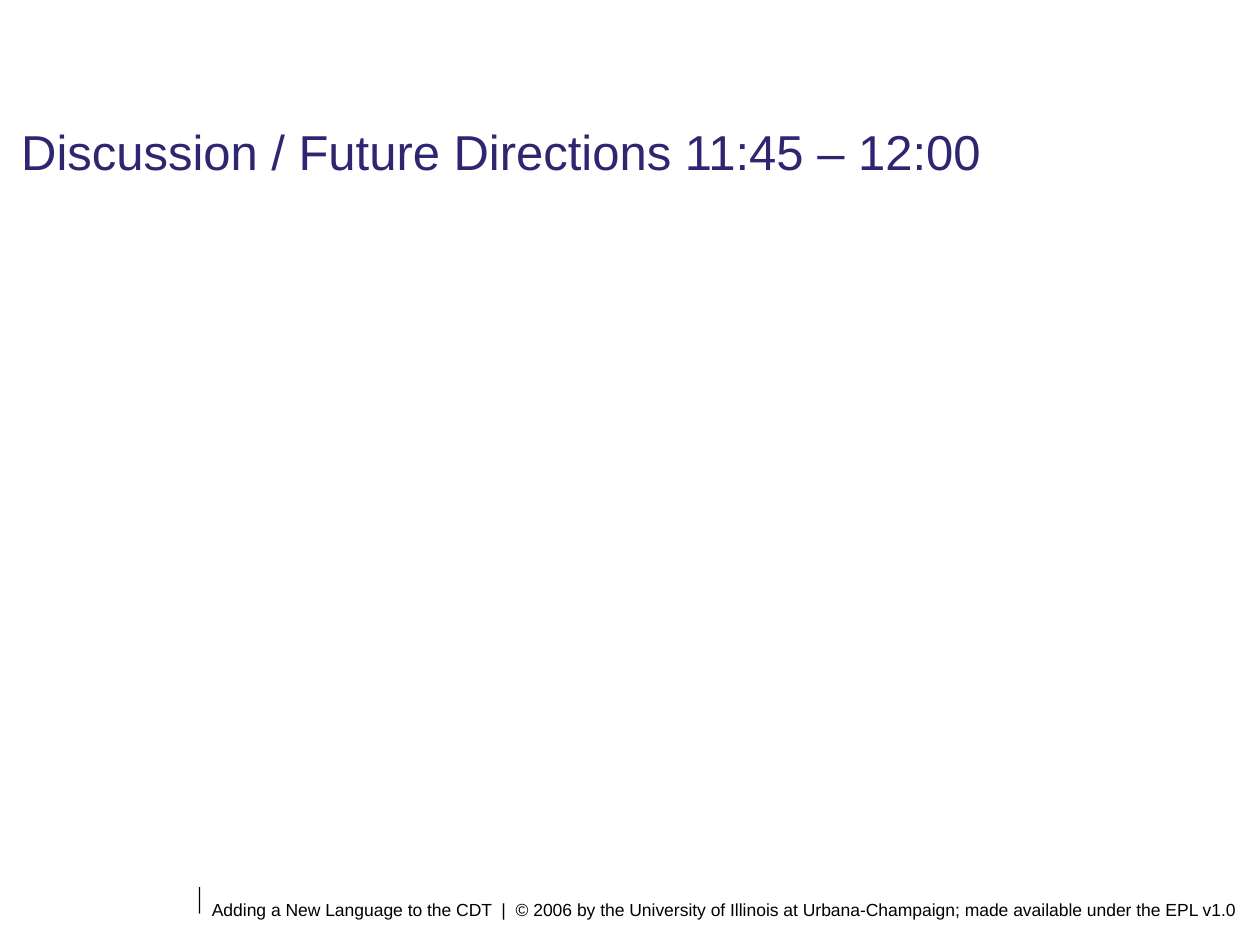
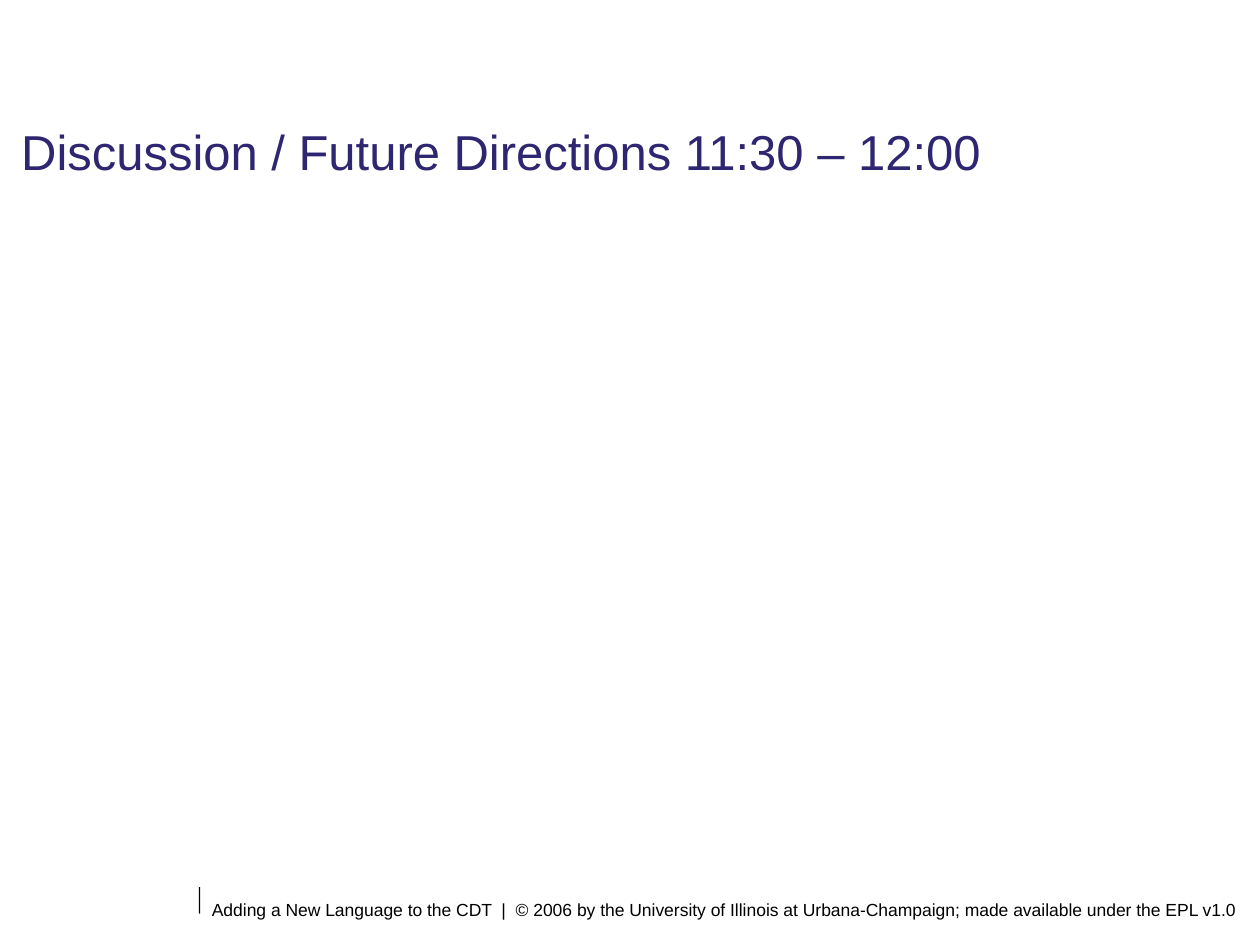
Before and after one commit to eclipse-ptp/ptp.photran, a slide deck: slide 42 of org.eclipse.photran-dev-docs/eclipsecon-2006/AddingANewLanguageToTheCDT.odp. Drawn at 1260x945 pixels with LibreOffice and Linux fonts; fonts in the diff are those of the drawing; background and template pictures are left out. Boxes give left, top, right and bottom in pixels: in the first picture for what was removed or moved away, otherwise in the second. Text is boxed around its words. In the diff, an @@ line names an element or a change of style, - is before the commit and + after.

```diff
--- a/org.eclipse.photran-dev-docs/eclipsecon-2006/AddingANewLanguageToTheCDT.odp
+++ b/org.eclipse.photran-dev-docs/eclipsecon-2006/AddingANewLanguageToTheCDT.odp
@@ title at (21,134,981,171): text changed @@
-Discussion / Future Directions 11:45 – 12:00
+Discussion / Future Directions 11:30 – 12:00
```
Also in this commit, not shown: 4 other slides changed, 1 other file.
